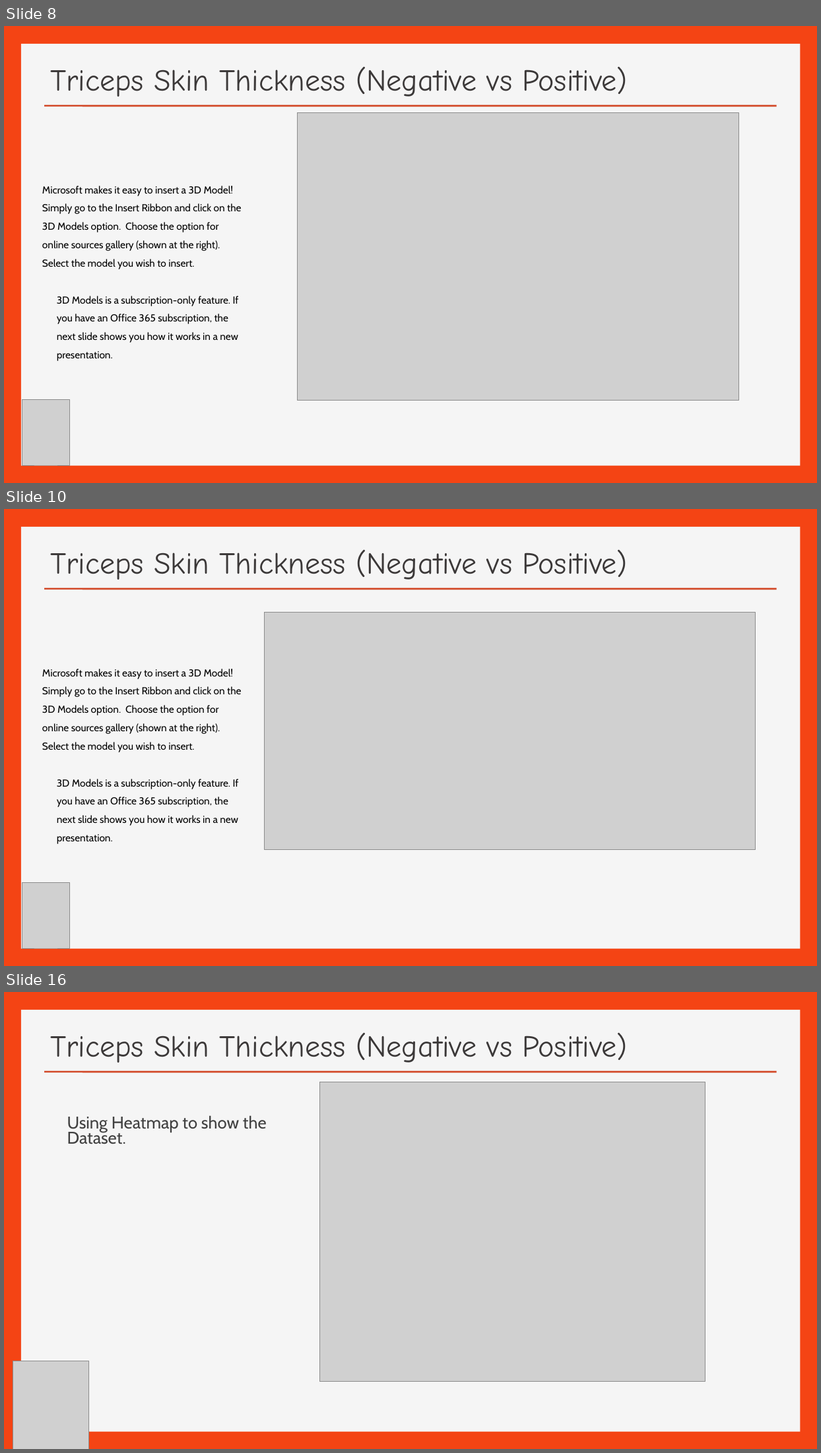
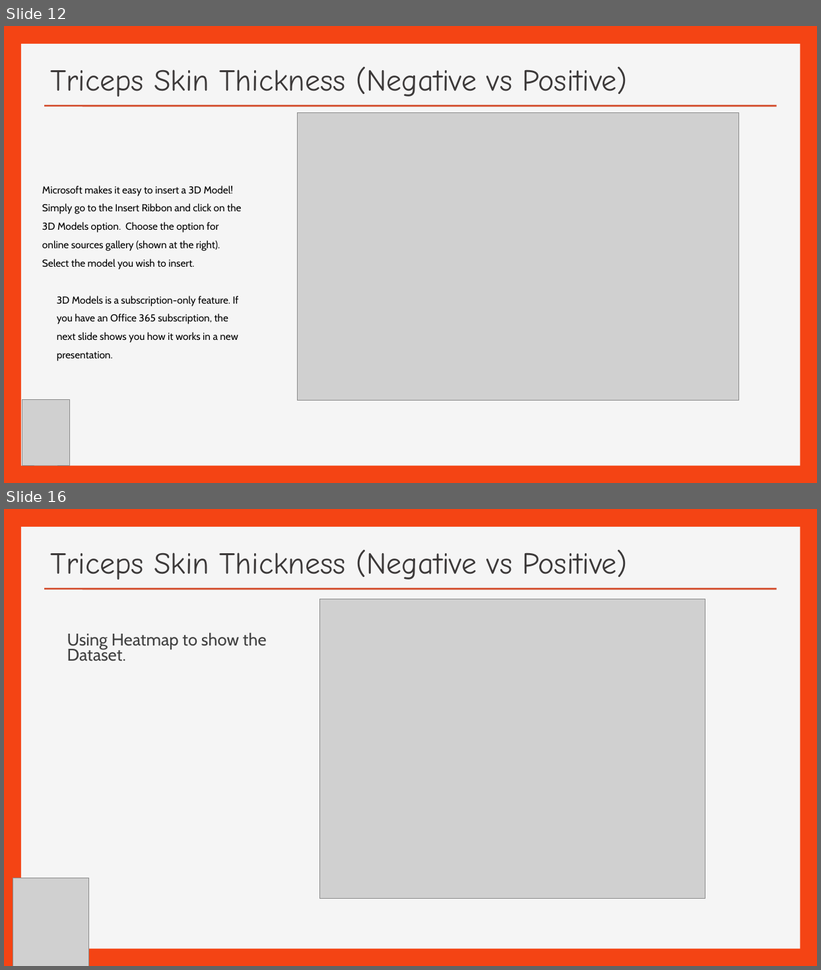
Before and after one commit to efreier12/Final-Project, a slide deck: Pima Indian Diabetes ( Final Project).ppt. Shown one above the other, each under a label of ours: slides 8, 10 and 16 before the commit, slides 12 and 16 after it; the slides between them are not shown. The pictures are 821x1453 and 821x970 pixels, drawn with LibreOffice and Linux fonts; fonts in the diff are those of the drawing; grey boxes stand for pictures; background and template pictures are left out. Boxes give left, top, right and bottom in pixels: in the first picture for what was removed or moved away, otherwise in the second. Text is boxed around its words. In the diff, an @@ line names an element or a change of style, - is before the commit and + after.

```diff
--- a/Pima Indian Diabetes ( Final Project).ppt
+++ b/Pima Indian Diabetes ( Final Project).ppt
@@ slide 10 removed at box(4, 509, 817, 966), background #F44414; not listed: 2 template elements that a slide beside it also shows @@
@@ title removed at box(50, 550, 628, 580) @@
-Triceps Skin Thickness (Negative vs Positive)
@@ picture removed at box(264, 613, 755, 850) @@
@@ text removed at box(42, 669, 241, 844) @@
-Microsoft makes it easy to insert a 3D Model! Simply go to the Insert Ribbon and click on the 3D Models option. Choose the option for online sources gallery (shown at the right). Select the model you wish to insert.
-  3D Models is a subscription-only feature. If you have an Office 365 subscription, the next slide shows you how it works in a new presentation.
@@ picture removed at box(22, 883, 69, 949) @@
@@ what was slide 8 is now slide 12 @@
```
Also in this commit, not shown: 5 slides changed, 4 slides added, 3 other slides removed.
